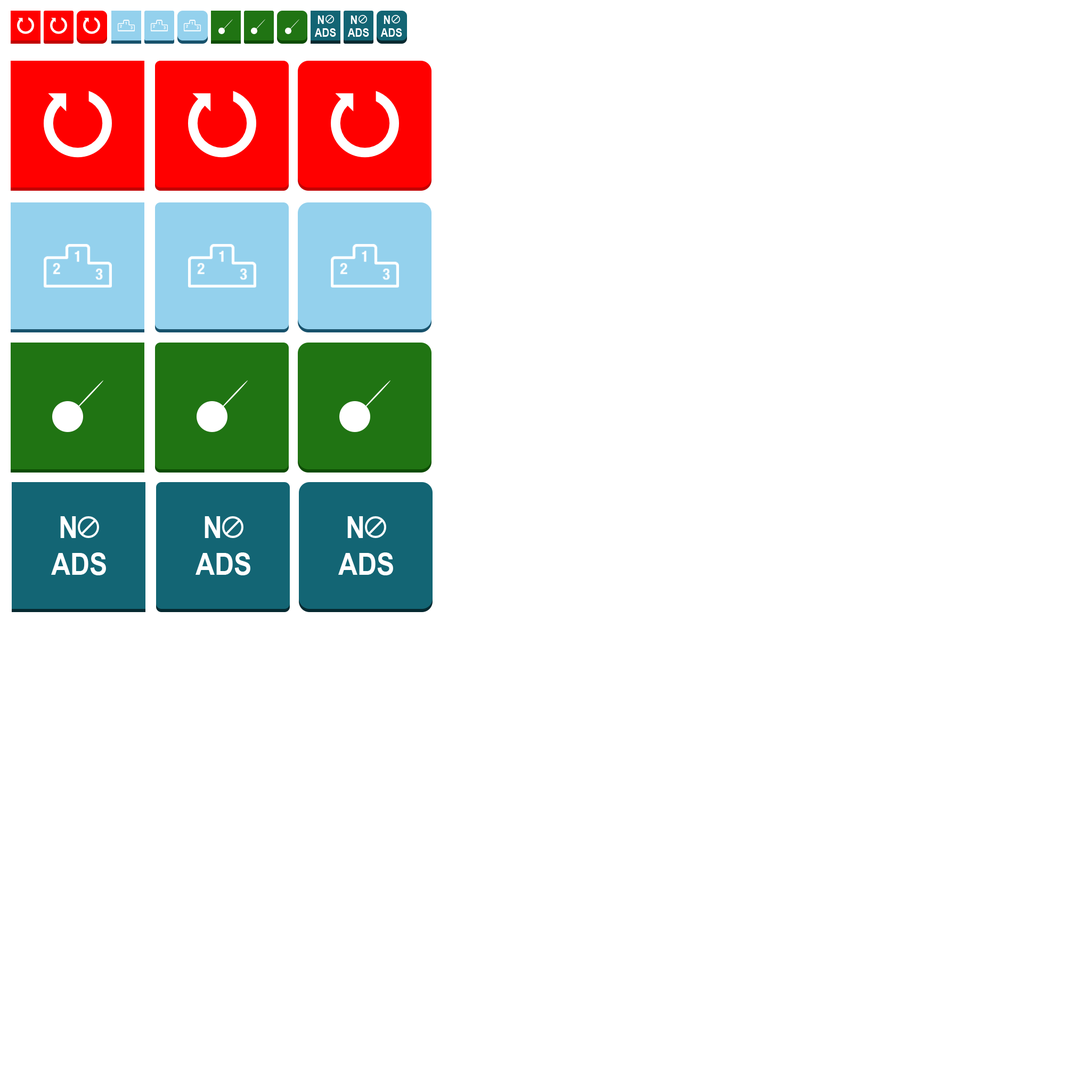
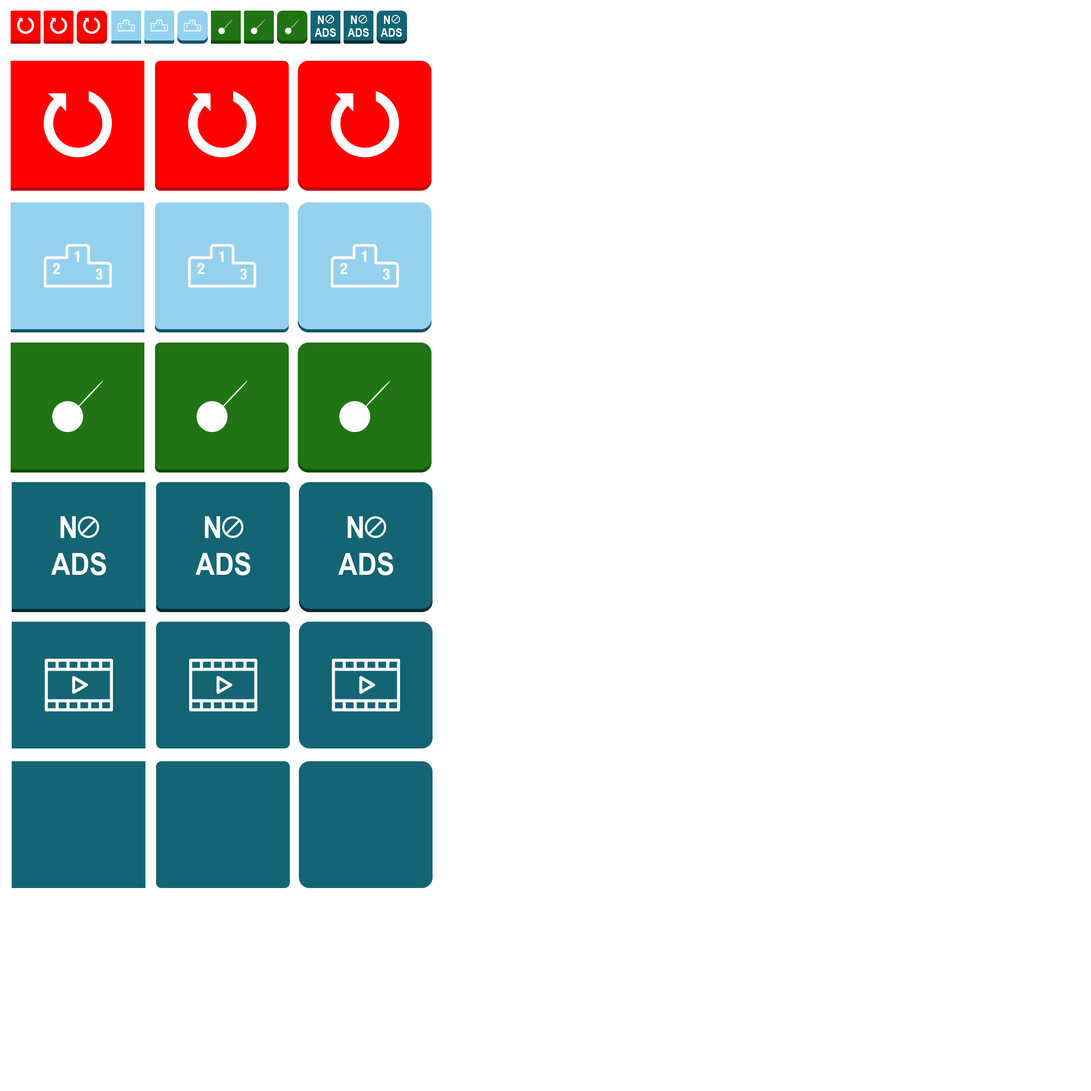
Layers edited between the first and the second 1091 × 1091 image:
added group "Continue playing" with 17 layers in group "251x238" over box(11, 621, 433, 889)
added group "Play" with 9 layers in group "Continue playing" over box(11, 621, 433, 749)
added group "Square" (5th of 6, in "251x238" › "Continue playing" › "Play") with 2 layers in group "Play" over box(11, 621, 146, 749)
added layer "Layer 4" (5th of 6, in "251x238" › "Continue playing" › "Play" › "Square") in group "Square" over box(11, 621, 146, 749)
added group "Slightly Rounded Restart Button" (6th of 7, in "251x238" › "Continue playing" › "Play") with 2 layers in group "Play" over box(156, 621, 290, 749)
added layer "Rounded Rectangle 3" (5th of 6, in "251x238" › "Continue playing" › "Play" › "Slightly Rounded Restart Button") in group "Slightly Rounded Restart Button" over box(156, 621, 290, 749)
added group "Rounded Restart Button" (6th of 7, in "251x238" › "Continue playing" › "Play") with 2 layers in group "Play" over box(298, 621, 433, 749)
added layer "Rounded Rectangle 4" (5th of 6, in "251x238" › "Continue playing" › "Play" › "Rounded Restart Button") in group "Rounded Restart Button" over box(298, 621, 433, 749)
added group "Play copy" with 6 layers in group "Continue playing" over box(11, 761, 433, 889)
added group "Square" (6th of 6, in "251x238" › "Continue playing" › "Play copy") with 1 layers in group "Play copy" over box(11, 761, 146, 889)
added layer "Layer 4" (6th of 6, in "251x238" › "Continue playing" › "Play copy" › "Square") in group "Square" over box(11, 761, 146, 889)
added group "Rounded Restart Button" (7th of 7, in "251x238" › "Continue playing" › "Play copy") with 1 layers in group "Play copy" over box(298, 761, 433, 889)
added layer "Rounded Rectangle 4" (6th of 6, in "251x238" › "Continue playing" › "Play copy" › "Rounded Restart Button") in group "Rounded Restart Button" over box(298, 761, 433, 889)
…and 5 more changes (5 added)
